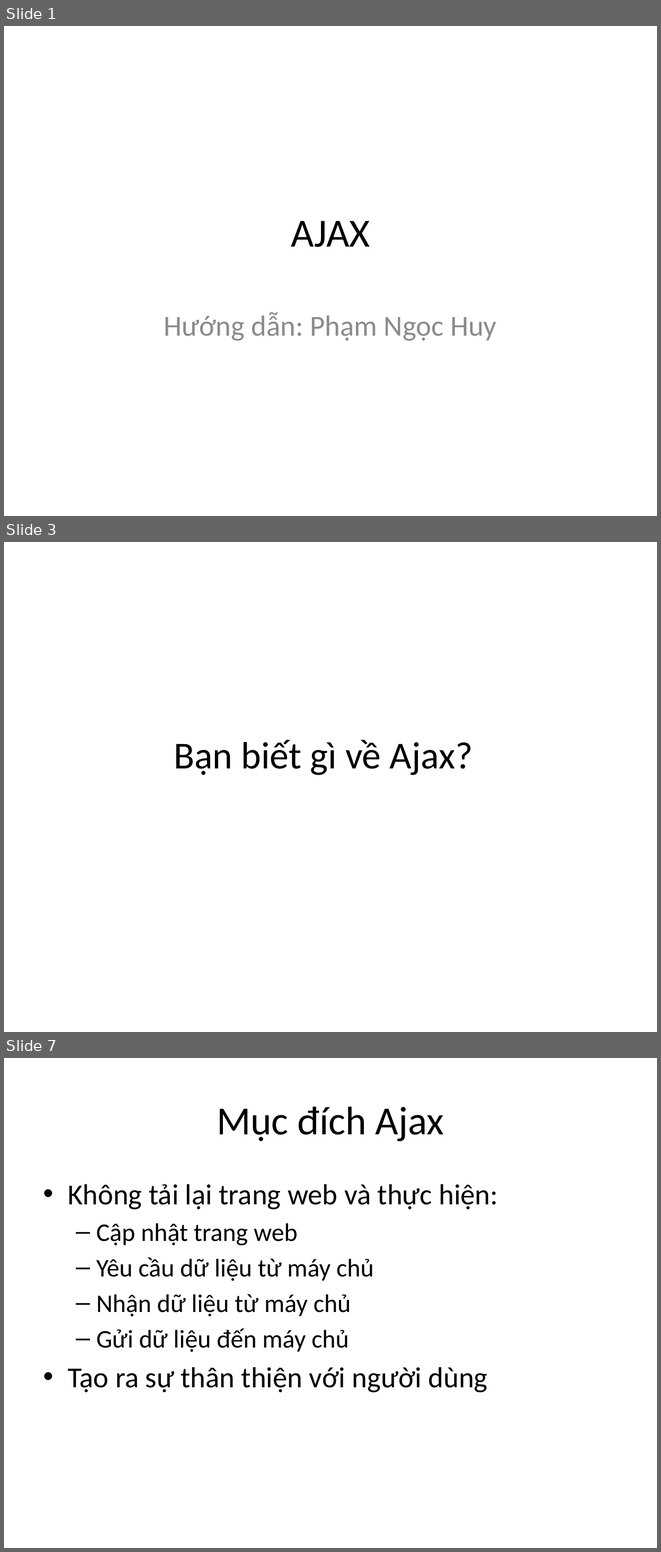
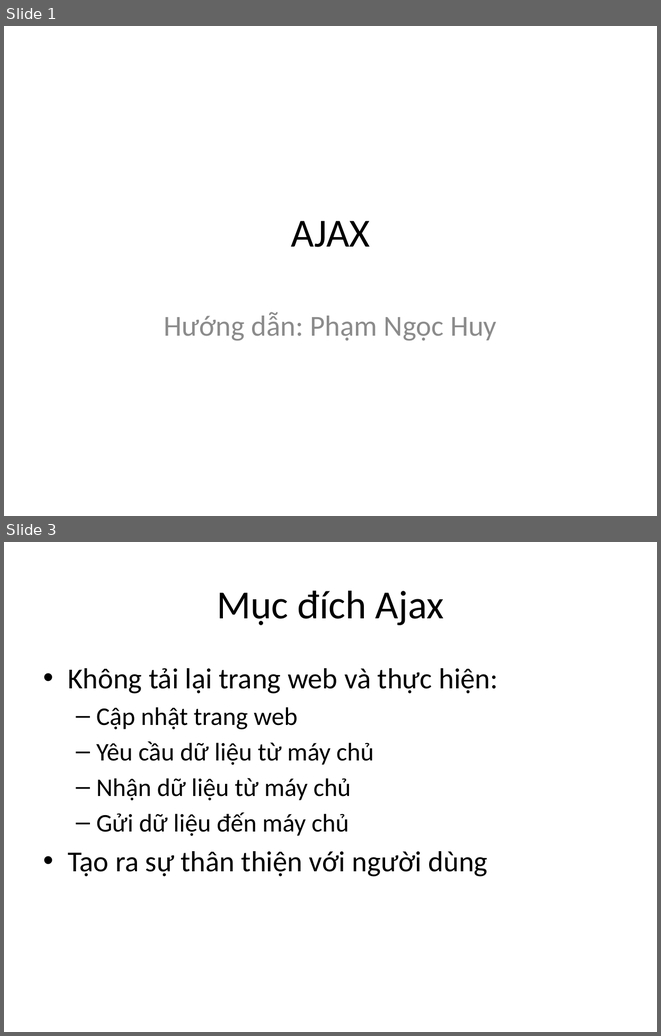
Before and after one commit to youngdeveloperVN/Laravel, a slide deck: youngdeveloper/backup/t3p tmp/3.JavaScript-jQuery-Ajax/ajax.pptx. Shown one above the other, each under a label of ours: slides 1, 3 and 7 before the commit, slides 1 and 3 after it; the slides between them are not shown. The pictures are 661x1552 and 661x1036 pixels, drawn with LibreOffice and Linux fonts; fonts in the diff are those of the drawing. Boxes give left, top, right and bottom in pixels: in the first picture for what was removed or moved away, otherwise in the second. Text is boxed around its words. In the diff, an @@ line names an element or a change of style, - is before the commit and + after.

Commit message:
update slide ajax

```diff
--- a/youngdeveloper/backup/t3p tmp/3.JavaScript-jQuery-Ajax/ajax.pptx
+++ b/youngdeveloper/backup/t3p tmp/3.JavaScript-jQuery-Ajax/ajax.pptx
@@ slide 3 removed at box(4, 542, 657, 1032), background #FFFFFF @@
@@ text removed at box(174, 740, 473, 775) @@
-Bạn biết gì về Ajax?
@@ what was slide 7 is now slide 3 @@
```
Also in this commit, not shown: 1 slide changed, 1 slide added, 4 other slides removed.
